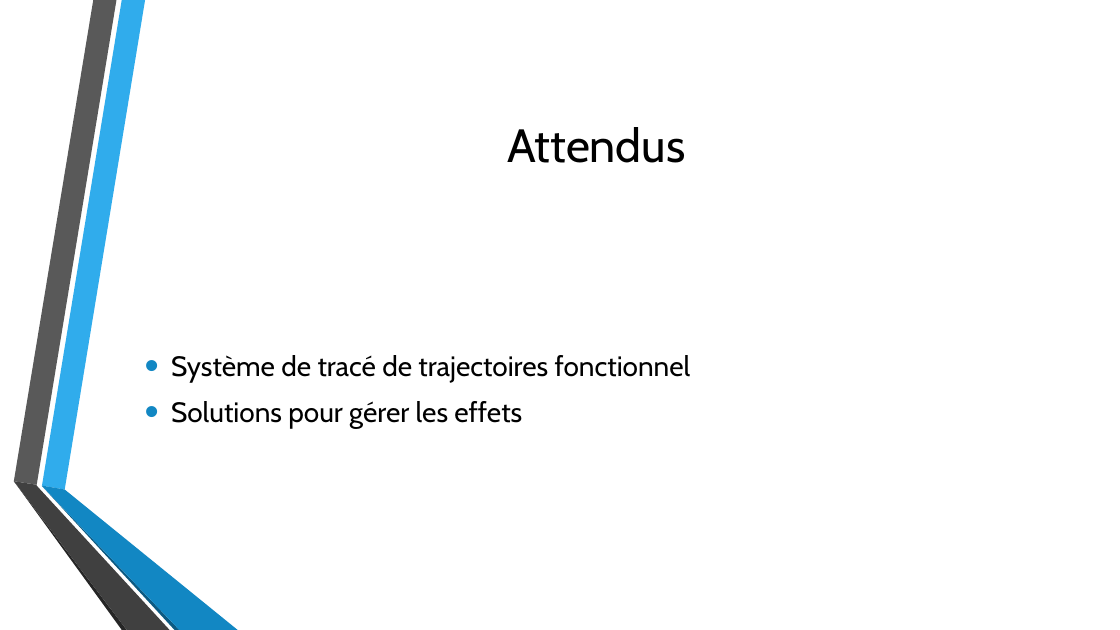
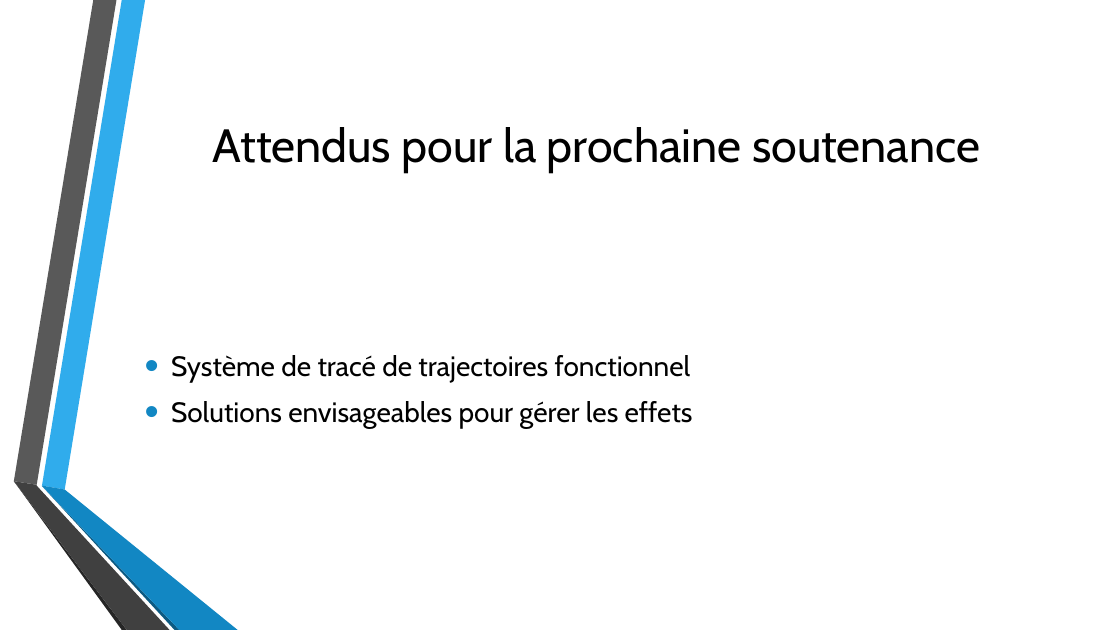
Before and after one commit to Bugro/CUBI, a slide deck: slide 7 of Com/Création et Utilisation d’un Billard Intelligent.pptx (slide 6 before the commit). Drawn at 1120x630 pixels with LibreOffice and Linux fonts; fonts in the diff are those of the drawing; background and template pictures are left out. Boxes give left, top, right and bottom in pixels: in the first picture for what was removed or moved away, otherwise in the second. Text is boxed around its words. In the diff, an @@ line names an element or a change of style, - is before the commit and + after.

```diff
--- a/Com/Création et Utilisation d’un Billard Intelligent.pptx
+++ b/Com/Création et Utilisation d’un Billard Intelligent.pptx
@@ title at [213, 127, 980, 173]: text changed @@
-Attendus
+Attendus pour la prochaine soutenance
@@ text at [171, 401, 693, 429]: text changed @@
-• Solutions pour gérer les effets
+• Solutions envisageables pour gérer les effets
```
Also in this commit, not shown: 1 slide added, 1 slide removed, 1 other file.
